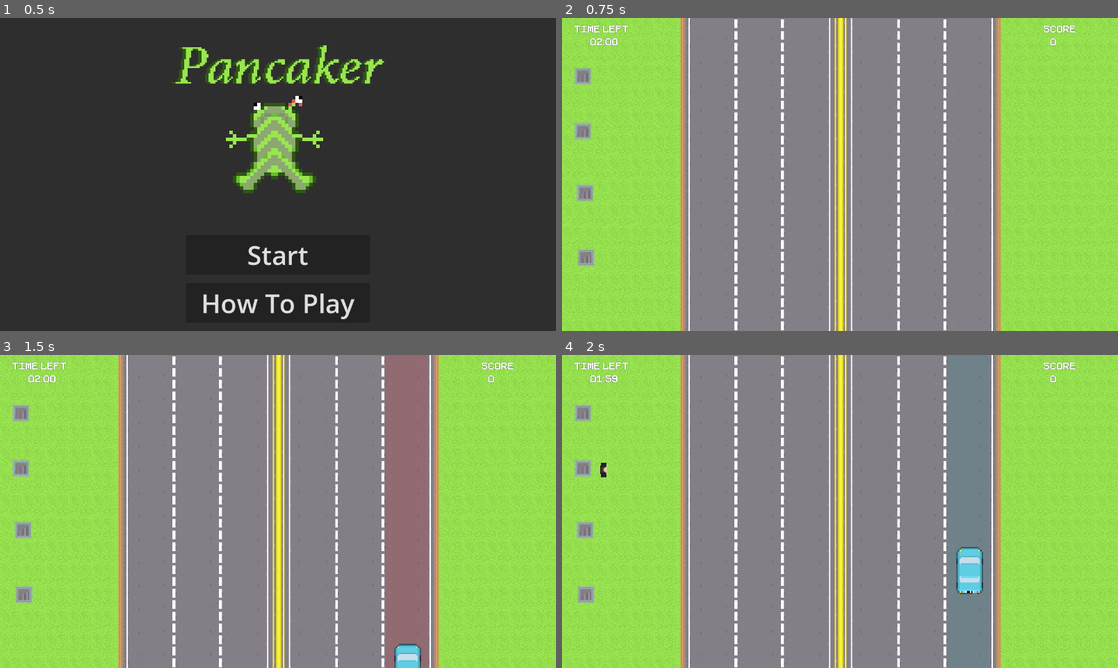
Above: before the commit, frames 1-4 (two rows, left to right).
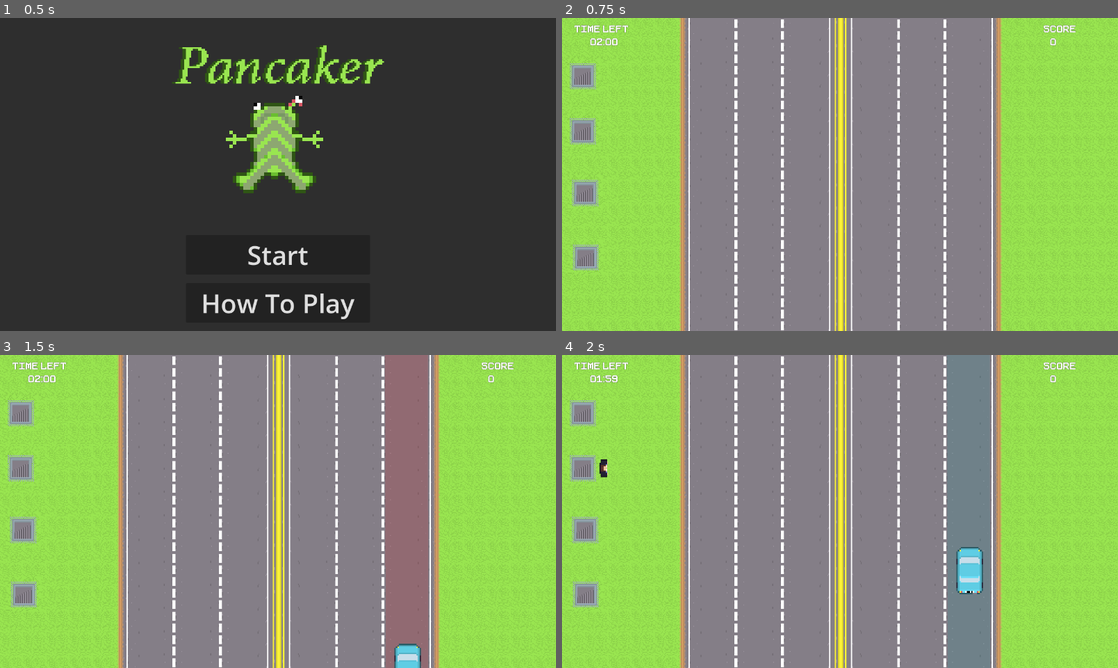
Above: after the commit, the same moments.

Repository: lewis785/gmtk-game-jam-2023
Game: Godot game, scene res://scenes/ui/StartScreen.tscn
The game is run twice, just before and just after one commit, with the same random seed, the same clock (stepped at 60 frames per second) and the same inputs. Sound files missing from this copy of the repository are replaced by a short silence.
Inputs (mouse positions are in pixels of both pictures, inside the frame that each line leads up to):
- Up to frame 1 (0.5 s): no input
- Up to frame 2 (0.75 s): click "Start" at 0.5 s
- Up to frame 3 (1.5 s): tap Enter at 1.25 s; move the mouse to (400, 495) at 1.27 s; click (400, 495) at 1.42 s
- Up to frame 4 (2 s): no input

Frame 1 is identical in both runs. In frame 2, 1.2% of the frame differs, in the area x 1-7%, y 14-81%; in frame 3, 1.2%; in frame 4, 1.3%, in the area x 1-9%, y 14-81%.

Commit message:
CHANGE crosser spawn sprite size

Diff:
--- a/scenes/person/CrosserSpawn.gd
+++ b/scenes/person/CrosserSpawn.gd
@@ -2,7 +2,6 @@
 extends Area2D
 
 @export var crossers: Array[PackedScene]
-@export_range(0.0, 1.0, 0.1) var spawn_change
 @export_range(0.0, 1.0, 0.1) var frog_spawn_rate = 0.2
 
 var min_spacing = 5
@@ -18,7 +17,8 @@
 func spawn_crosser():
 	var crosser = type_of_crosser_to_spawn()
 	crosser.position = crosser.position - Vector2(5, -4)
+	crosser.scale = Vector2(0.5, 0.5)
 	var tween = get_tree().create_tween()
-	tween.parallel().tween_property(crosser, "scale", Vector2(1.5, 1.5), 1)
-	tween.parallel().tween_property(crosser, "position:y" , -4, 1).as_relative()
+	tween.parallel().tween_property(crosser, "scale", Vector2(1.5, 1.5), 0.2)
+	tween.parallel().tween_property(crosser, "position:y" , -4, 0.2).as_relative()
 	self.add_child(crosser)
--- a/scenes/person/CrosserSpawn.tscn
+++ b/scenes/person/CrosserSpawn.tscn
@@ -11,11 +11,11 @@
 monitoring = false
 script = ExtResource("1_qqq6k")
 crossers = Array[PackedScene]([ExtResource("2_kydkh"), ExtResource("3_j5tfa")])
-spawn_change = 0.1
 
 [node name="Sprite2D" type="Sprite2D" parent="."]
 texture_filter = 1
 position = Vector2(1, 0)
+scale = Vector2(1.5, 1.5)
 texture = ExtResource("3_xietd")
 
 [node name="CollisionShape2D" type="CollisionShape2D" parent="."]
